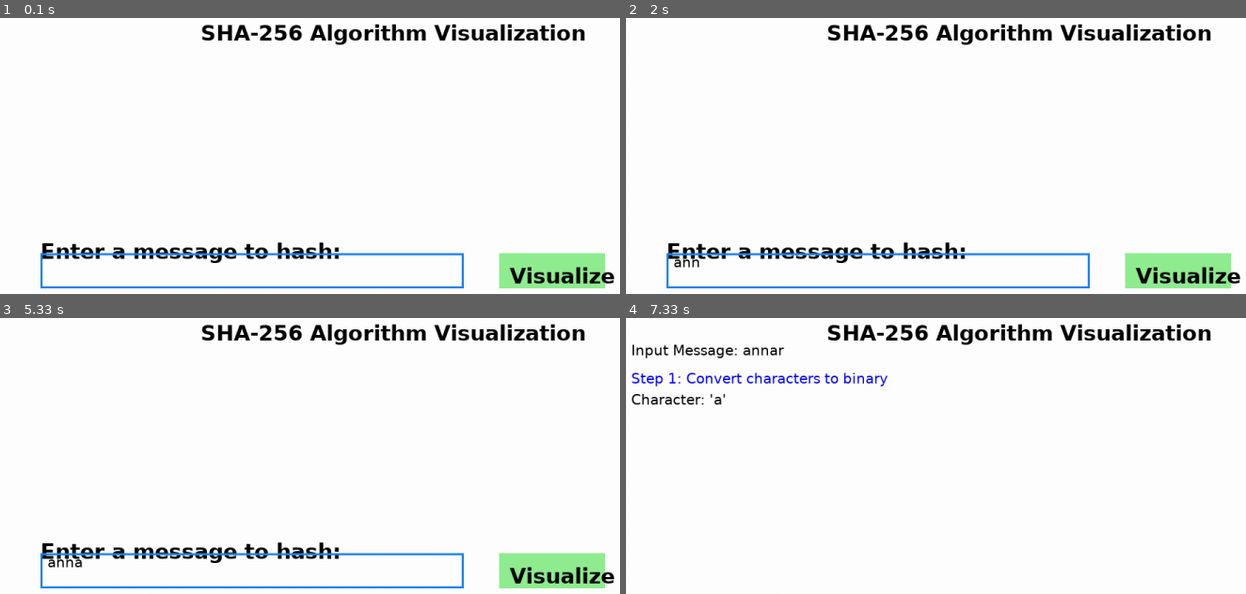
Above: before the commit, frames 1-4 (two rows, left to right).
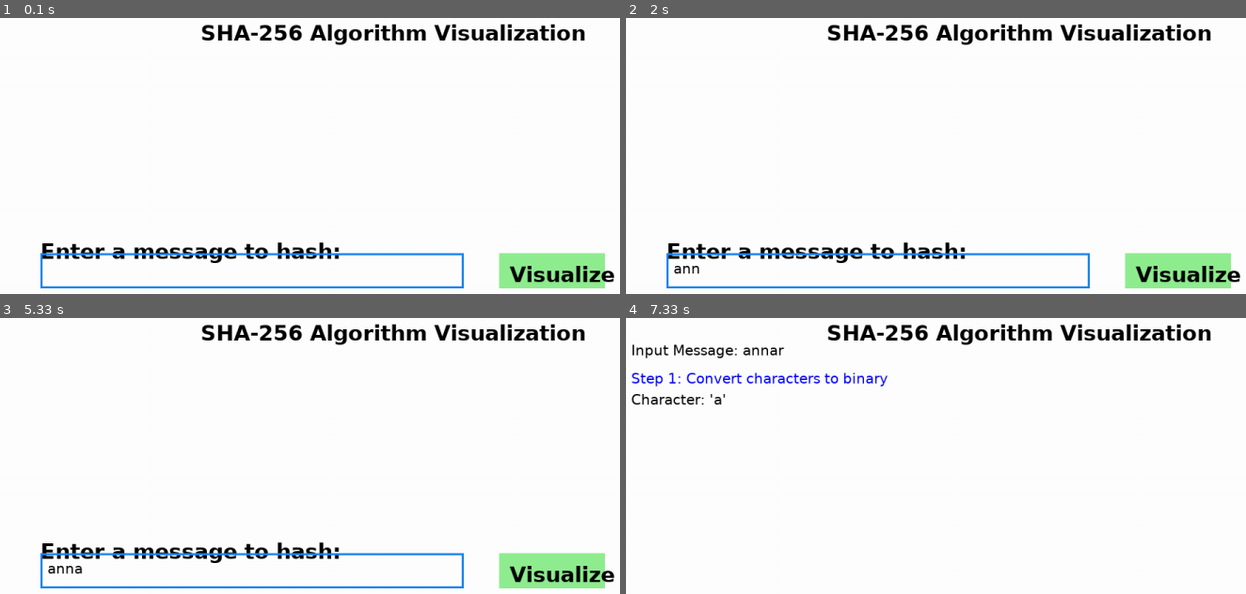
Above: after the commit, the same moments.

Repository: phuoctt03/linhtinh
Game: pygame game, started from done.py
The game is run twice, just before and just after one commit, with the same random seed, the same clock (stepped at 60 frames per second) and the same inputs.
Inputs:
- Up to frame 1 (0.1 s): no input
- Up to frame 2 (2 s): type "ann" at 0.33 s; tap Enter at 0.67 s; hold Right 0.88-1.35 s; hold Left from 1.98 s (still down)
- Up to frame 3 (5.33 s): release Left at 2.52 s; tap Enter at 2.55 s; hold Left 2.88-3.28 s; click "Visualize" at 4.03 s; hold Left 4.32-4.78 s; type "a" at 5.32 s
- Up to frame 4 (7.33 s): tap Enter at 5.45, 7.28 s; hold Left 6.15-6.68 s; type "r" at 7.15 s

The runs differ from the first frame. In frame 1, 0.4% of the frame differs, in the area x 82-100%, y 89-97%; in frame 2, 0.6%; in frame 3, 0.6%, in the area x 7-100%, y 87-97%; in frame 4, nothing differs.

Commit message:
fix font

Diff:
--- a/done.py
+++ b/done.py
@@ -169,12 +169,12 @@
             text = title_font.render("Enter a message to hash:", True, BLACK)
             screen.blit(text, (self.input_box.x , self.input_box.y - 20))
             self.input_box.w = width
-            screen.blit(txt_surface, (self.input_box.x + 10, self.input_box.y + 1))
+            screen.blit(txt_surface, (self.input_box.x + 10, self.input_box.y + 10))
             pygame.draw.rect(screen, self.color, self.input_box, 3)
 
             pygame.draw.rect(screen, self.button_color, self.button_box)
             button_text = title_font.render("Visualize", True, pygame.Color('black'))
-            screen.blit(button_text, (self.button_box.x + 15, self.button_box.y + 15))
+            screen.blit(button_text, (self.button_box.x + 15, self.button_box.y + 13))
 
         if self.current_step > 0:
             msg_text = font.render(f"Input Message: {self.message}", True, BLACK)
